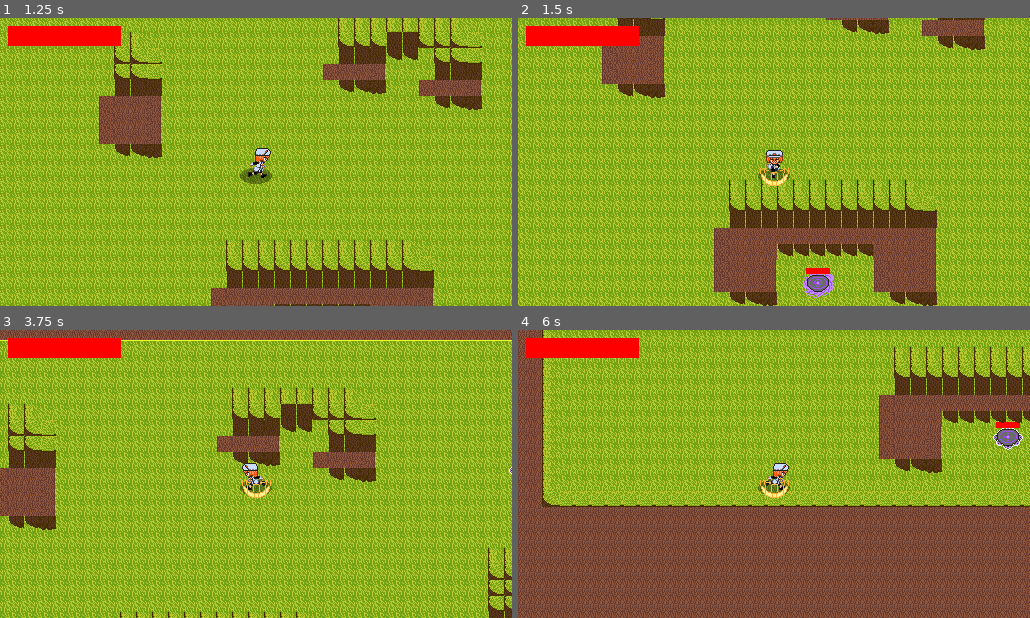
Above: before the commit, frames 1-4 (two rows, left to right).
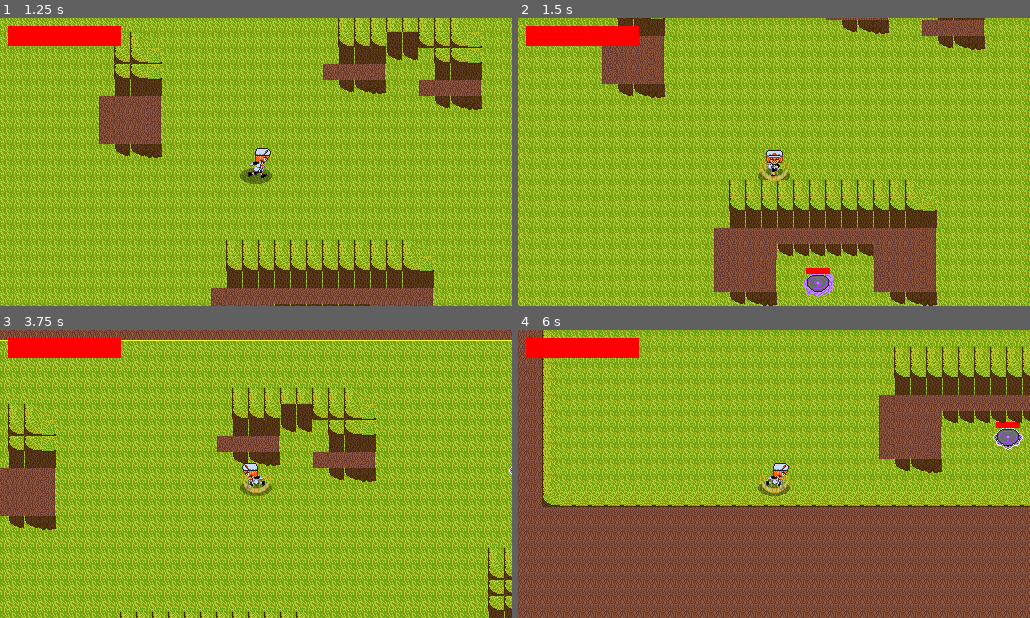
Above: after the commit, the same moments.

Repository: NiroJr/TheHerosFall
Game: Godot game, scene res://Scenes/main.tscn
The game is run twice, just before and just after one commit, with the same random seed, the same clock (stepped at 60 frames per second) and the same inputs.
Inputs (mouse positions are in pixels of both pictures, inside the frame that each line leads up to):
- Up to frame 1 (1.25 s): tap Enter at 0.5 s; move the mouse to (368, 147) at 0.52 s; hold D (Right) from 0.53 s (still down); tap Q (Dash) at 0.6 s; click (368, 147) at 0.67 s
- Up to frame 2 (1.5 s): move the mouse to (671, 176) at 1.27 s; release D (Right) at 1.28 s; hold S (Down) from 1.28 s (still down); tap E (Parry) at 1.35 s
- Up to frame 3 (3.75 s): move the mouse to (307, 410) at 2.02 s; release S (Down) at 2.03 s; hold D (Right) 2.03-2.78 s; tap X (sword_swing) at 2.1 s; move the mouse to (230, 531) at 2.77 s; hold W (Up) 2.78-3.53 s; tap Q (Dash) at 2.85 s; click (230, 531) at 2.92 s; move the mouse to (409, 517) at 3.52 s; hold A (Left) from 3.53 s (still down); tap E (Parry) at 3.6 s
- Up to frame 4 (6 s): move the mouse to (620, 430) at 4.27 s; tap X (sword_swing) at 4.35 s; move the mouse to (799, 474) at 5.02 s; release A (Left) at 5.03 s; hold S (Down) 5.03-5.78 s; tap Q (Dash) at 5.1 s; click (799, 474) at 5.17 s; move the mouse to (697, 402) at 5.77 s; hold D (Right) from 5.78 s (still down); tap E (Parry) at 5.85 s

Frame 1 is identical in both runs. In frame 2, 0.2% of the frame differs, in the area x 47-53%, y 50-59%; in frame 3, 0.2%; in frame 4, 0.2%.

Commit message:
changes to parry opacity and player offset

Diff:
--- a/Scenes/player.tscn
+++ b/Scenes/player.tscn
@@ -387,7 +387,6 @@
 [node name="parry_anim" type="AnimatedSprite2D" parent="SwordSwing/Parry" unique_id=303857955]
 sprite_frames = SubResource("SpriteFrames_i5tie")
 animation = &"parried"
-offset = Vector2(0, 5)
 
 [node name="Combo" type="Timer" parent="." unique_id=741614805]
 ignore_time_scale = true
Binary file changed: Assets/MCSprites/parrySprites/parryShield1.png
Binary file changed: Assets/MCSprites/parrySprites/parryShield2.png
Binary file changed: Assets/MCSprites/parrySprites/parryShield3.png
Binary file changed: Assets/MCSprites/parrySprites/parryShield4.png
Binary file changed: Assets/MCSprites/parrySprites/parryShield5.png
Binary file changed: Assets/MCSprites/parrySprites/parryShield6.png
